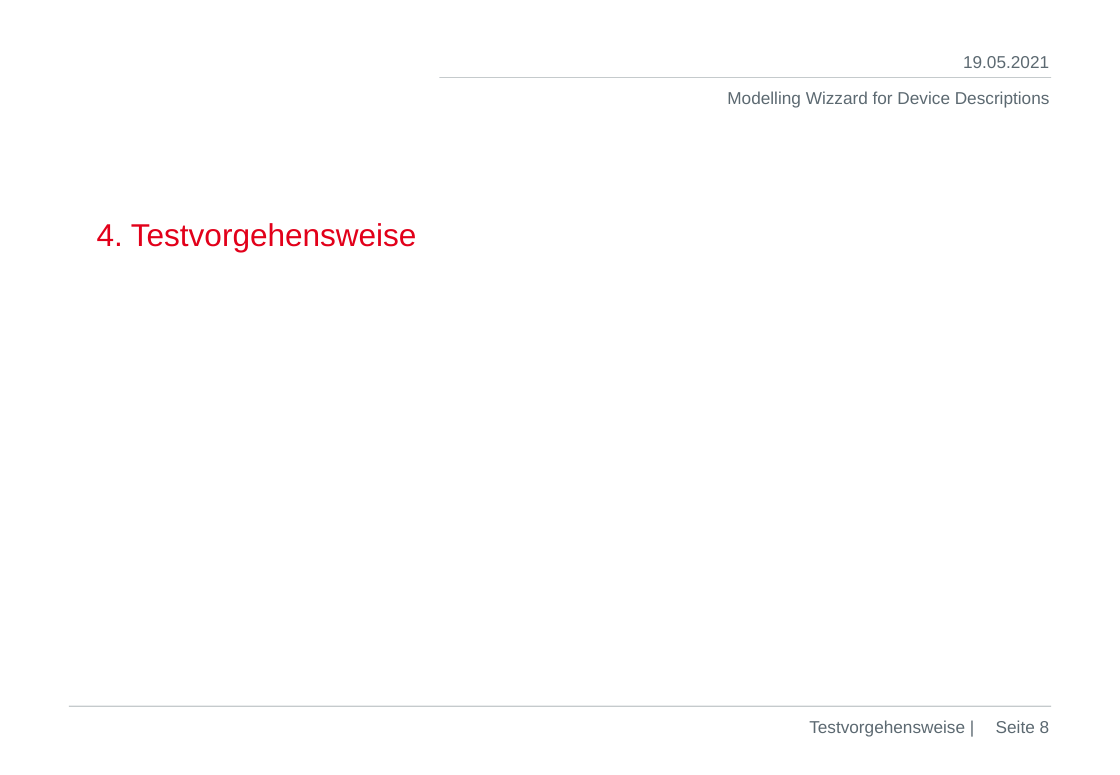
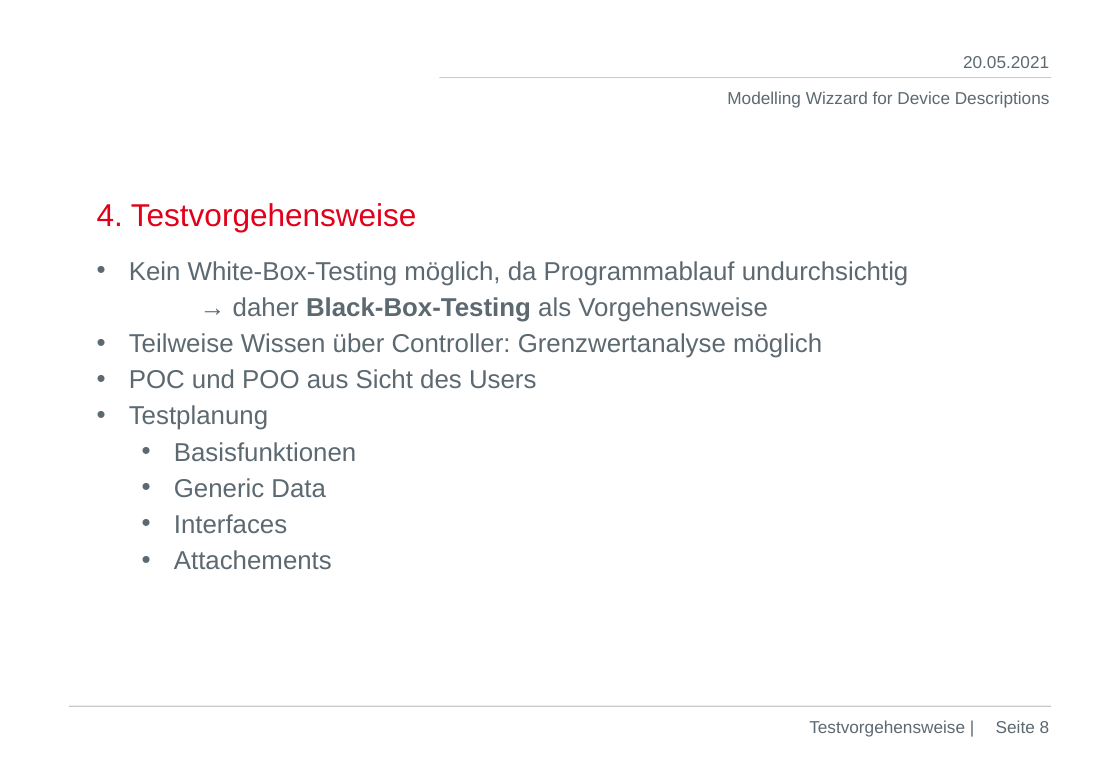
Before and after one commit to DekaAthlos/TINF19C-ModellingWizard, a slide deck: slide 8 of Projektleiter/Prasentation_4.Semester.pptx. Drawn at 1120x775 pixels with LibreOffice and Linux fonts; fonts in the diff are those of the drawing; background and template pictures are left out. Boxes give left, top, right and bottom in pixels: in the first picture for what was removed or moved away, otherwise in the second. Text is boxed around its words. In the diff, an @@ line names an element or a change of style, - is before the commit and + after.

```diff
--- a/Projektleiter/Prasentation_4.Semester.pptx
+++ b/Projektleiter/Prasentation_4.Semester.pptx
@@ text at [963,56,1049,68]: text changed @@
-19.05.2021
+20.05.2021
@@ title "4. Testvorgehensweise": place and size @@
-title "4. Testvorgehensweise" at [97,223,417,252]
+title "4. Testvorgehensweise" at [97,203,417,232]
@@ text added at [129,261,909,569], 18 pt, text #5C6971 @@
+• Kein White-Box-Testing möglich, da Programmablauf undurchsichtig
+→ daher Black-Box-Testing als Vorgehensweise
+• Teilweise Wissen über Controller: Grenzwertanalyse möglich
+• POC und POO aus Sicht des Users
+• Testplanung
+  • Basisfunktionen
+  • Generic Data
+  • Interfaces
+  • Attachements
```
Also in this commit, not shown: 8 other slides changed, 1 slide added, 1 slide removed, 3 other files.
